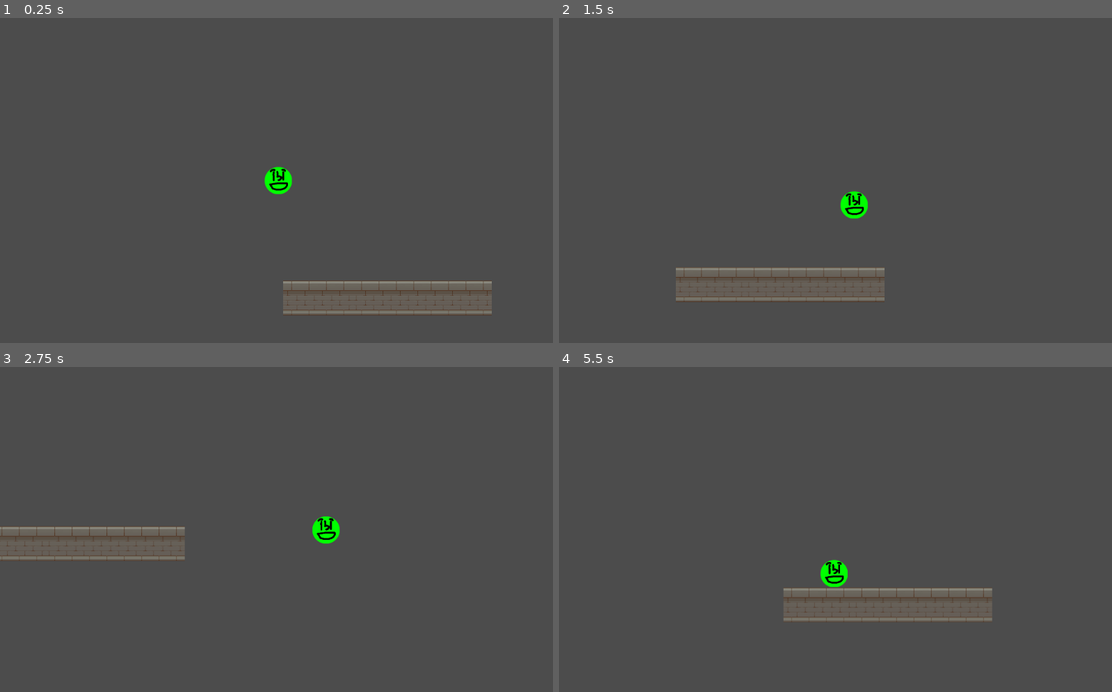
Above: before the commit, frames 1-4 (two rows, left to right).
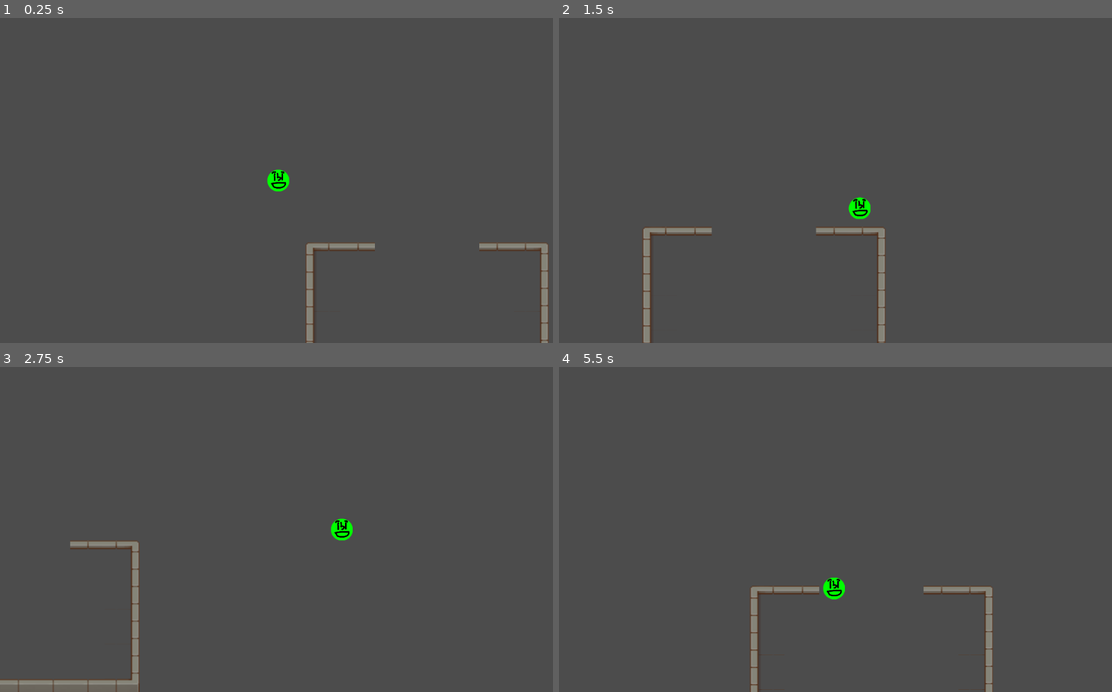
Above: after the commit, the same moments.

Repository: EispriStic/Francis
Game: Godot game, scene res://Scenes/MainScene.tscn
Same seed, same stepped clock (60 frames per second), same inputs: the game is played once before the commit and once after it.
Inputs:
- Up to frame 1 (0.25 s): no input
- Up to frame 2 (1.5 s): tap Enter at 0.5 s; hold D (right) 0.53-1.28 s; hold Shift (sprint) 0.53-1.28 s; hold S (down) from 1.28 s (still down); tap Shift (sprint) at 1.35 s
- Up to frame 3 (2.75 s): release S (down) at 2.03 s; hold D (right) from 2.03 s (still down); hold Shift (sprint) from 2.03 s (still down)
- Up to frame 4 (5.5 s): release D (right) at 2.78 s; release Shift (sprint) at 2.78 s; hold Z (up) 2.78-3.53 s; tap Shift (sprint) at 2.85, 4.35 s; hold Shift (sprint) 3.53-4.28 s; hold Q (left) 3.53-5.03 s; hold S (down) from 5.03 s (still down); hold Shift (sprint) from 5.03 s (still down)

The runs differ from the first frame. In frame 1, 4.8% of the frame differs, in the area x 47-100%, y 45-100%; in frame 2, 4.9%, in the area x 15-59%, y 53-100%; in frame 3, 4.4%; in frame 4, 3.8%.

Commit message:
Walls Update
Murs fonctionnels de fou là

Diff:
--- a/Francis/KinematicBody2D.gd
+++ b/Francis/KinematicBody2D.gd
@@ -1,6 +1,6 @@
 extends KinematicBody2D
 
-var speed = 5
+var speed = 2.5
 
 
 func _ready():
@@ -17,8 +17,9 @@
 	elif Input.is_action_pressed("right"):
 		direction.x += 1
 	if Input.is_action_pressed("sprint"):
-		speed = 7.5
+		speed = 5
 	else:
-		speed = 5
+		speed = 2.5
+	direction = direction * delta
 	direction = direction.normalized() * speed
 	move_and_collide(direction)
--- a/Francis/Scenes/MainScene.tscn
+++ b/Francis/Scenes/MainScene.tscn
@@ -1,17 +1,38 @@
-[gd_scene load_steps=5 format=2]
+[gd_scene load_steps=12 format=2]
 
 [ext_resource path="res://Scenes/Player.tscn" type="PackedScene" id=1]
 [ext_resource path="res://Assets/TileMap/TX Tileset Wall.png" type="Texture" id=2]
 
 [sub_resource type="ConvexPolygonShape2D" id=3]
-points = PoolVector2Array( 0, 32, 32, 32, 32, 46, 2, 47 )
+points = PoolVector2Array( 32, 32, 0, 32, 0, 30, 32, 30 )
+
+[sub_resource type="ConvexPolygonShape2D" id=4]
+points = PoolVector2Array( 8, 32, 0, 32, 0, 0, 8, 0 )
+
+[sub_resource type="ConvexPolygonShape2D" id=5]
+points = PoolVector2Array( 0, 0, 32, 0, 32, 0, 32, 8, 8, 8, 8, 32, 0, 32 )
+
+[sub_resource type="ConvexPolygonShape2D" id=6]
+points = PoolVector2Array( 0, 0, 32, 0, 32, 8, 0, 8 )
+
+[sub_resource type="ConvexPolygonShape2D" id=7]
+points = PoolVector2Array( 0, 0, 32, 0, 32, 32, 24, 32, 24, 8, 0, 8, 0, 0 )
+
+[sub_resource type="ConvexPolygonShape2D" id=8]
+points = PoolVector2Array( 32, 0, 32, 32, 24, 32, 24, 0 )
+
+[sub_resource type="ConvexPolygonShape2D" id=9]
+points = PoolVector2Array( 8, 0, 8, 30, 32, 30, 32, 32, 0, 32, 0, 0 )
+
+[sub_resource type="ConvexPolygonShape2D" id=10]
+points = PoolVector2Array( 32, 0, 32, 32, 0, 32, 0, 30, 24, 30, 24, 0 )
 
 [sub_resource type="TileSet" id=2]
 0/name = "TX Tileset Wall.png 0"
 0/texture = ExtResource( 2 )
 0/tex_offset = Vector2( 0, 0 )
 0/modulate = Color( 1, 1, 1, 1 )
-0/region = Rect2( 64, 96, 32, 64 )
+0/region = Rect2( 64, 96, 32, 32 )
 0/tile_mode = 0
 0/occluder_offset = Vector2( 0, 0 )
 0/navigation_offset = Vector2( 0, 0 )
@@ -28,25 +49,222 @@
 "shape_transform": Transform2D( 1, 0, 0, 1, 0, 0 )
 } ]
 0/z_index = 0
+1/name = "TX Tileset Wall.png 1"
+1/texture = ExtResource( 2 )
+1/tex_offset = Vector2( 0, 0 )
+1/modulate = Color( 1, 1, 1, 1 )
+1/region = Rect2( 64, 128, 32, 32 )
+1/tile_mode = 0
+1/occluder_offset = Vector2( 0, 0 )
+1/navigation_offset = Vector2( 0, 0 )
+1/shape_offset = Vector2( 0, 0 )
+1/shape_transform = Transform2D( 1, 0, 0, 1, 0, 0 )
+1/shape_one_way = false
+1/shape_one_way_margin = 0.0
+1/shapes = [  ]
+1/z_index = 0
+2/name = "TX Tileset Wall.png 2"
+2/texture = ExtResource( 2 )
+2/tex_offset = Vector2( 0, 0 )
+2/modulate = Color( 1, 1, 1, 1 )
+2/region = Rect2( 32, 64, 32, 32 )
+2/tile_mode = 0
+2/occluder_offset = Vector2( 0, 0 )
+2/navigation_offset = Vector2( 0, 0 )
+2/shape_offset = Vector2( 0, 0 )
+2/shape_transform = Transform2D( 1, 0, 0, 1, 0, 0 )
+2/shape = SubResource( 4 )
+2/shape_one_way = false
+2/shape_one_way_margin = 1.0
+2/shapes = [ {
+"autotile_coord": Vector2( 0, 0 ),
+"one_way": false,
+"one_way_margin": 1.0,
+"shape": SubResource( 4 ),
+"shape_transform": Transform2D( 1, 0, 0, 1, 0, 0 )
+} ]
+2/z_index = 0
+3/name = "TX Tileset Wall.png 3"
+3/texture = ExtResource( 2 )
+3/tex_offset = Vector2( 0, 0 )
+3/modulate = Color( 1, 1, 1, 1 )
+3/region = Rect2( 32, 32, 32, 32 )
+3/tile_mode = 0
+3/occluder_offset = Vector2( 0, 0 )
+3/navigation_offset = Vector2( 0, 0 )
+3/shape_offset = Vector2( 0, 0 )
+3/shape_transform = Transform2D( 1, 0, 0, 1, 0, 0 )
+3/shape = SubResource( 5 )
+3/shape_one_way = false
+3/shape_one_way_margin = 1.0
+3/shapes = [ {
+"autotile_coord": Vector2( 0, 0 ),
+"one_way": false,
+"one_way_margin": 1.0,
+"shape": SubResource( 5 ),
+"shape_transform": Transform2D( 1, 0, 0, 1, 0, 0 )
+} ]
+3/z_index = 0
+4/name = "TX Tileset Wall.png 4"
+4/texture = ExtResource( 2 )
+4/tex_offset = Vector2( 0, 0 )
+4/modulate = Color( 1, 1, 1, 1 )
+4/region = Rect2( 64, 32, 32, 32 )
+4/tile_mode = 0
+4/occluder_offset = Vector2( 0, 0 )
+4/navigation_offset = Vector2( 0, 0 )
+4/shape_offset = Vector2( 0, 0 )
+4/shape_transform = Transform2D( 1, 0, 0, 1, 0, 0 )
+4/shape = SubResource( 6 )
+4/shape_one_way = false
+4/shape_one_way_margin = 1.0
+4/shapes = [ {
+"autotile_coord": Vector2( 0, 0 ),
+"one_way": false,
+"one_way_margin": 1.0,
+"shape": SubResource( 6 ),
+"shape_transform": Transform2D( 1, 0, 0, 1, 0, 0 )
+} ]
+4/z_index = 0
+5/name = "TX Tileset Wall.png 5"
+5/texture = ExtResource( 2 )
+5/tex_offset = Vector2( 0, 0 )
+5/modulate = Color( 1, 1, 1, 1 )
+5/region = Rect2( 96, 32, 32, 32 )
+5/tile_mode = 0
+5/occluder_offset = Vector2( 0, 0 )
+5/navigation_offset = Vector2( 0, 0 )
+5/shape_offset = Vector2( 0, 0 )
+5/shape_transform = Transform2D( 1, 0, 0, 1, 0, 0 )
+5/shape = SubResource( 7 )
+5/shape_one_way = false
+5/shape_one_way_margin = 1.0
+5/shapes = [ {
+"autotile_coord": Vector2( 0, 0 ),
+"one_way": false,
+"one_way_margin": 1.0,
+"shape": SubResource( 7 ),
+"shape_transform": Transform2D( 1, 0, 0, 1, 0, 0 )
+} ]
+5/z_index = 0
+6/name = "TX Tileset Wall.png 6"
+6/texture = ExtResource( 2 )
+6/tex_offset = Vector2( 0, 0 )
+6/modulate = Color( 1, 1, 1, 1 )
+6/region = Rect2( 96, 64, 32, 32 )
+6/tile_mode = 0
+6/occluder_offset = Vector2( 0, 0 )
+6/navigation_offset = Vector2( 0, 0 )
+6/shape_offset = Vector2( 0, 0 )
+6/shape_transform = Transform2D( 1, 0, 0, 1, 0, 0 )
+6/shape = SubResource( 8 )
+6/shape_one_way = false
+6/shape_one_way_margin = 1.0
+6/shapes = [ {
+"autotile_coord": Vector2( 0, 0 ),
+"one_way": false,
+"one_way_margin": 1.0,
+"shape": SubResource( 8 ),
+"shape_transform": Transform2D( 1, 0, 0, 1, 0, 0 )
+} ]
+6/z_index = 0
+7/name = "TX Tileset Wall.png 7"
+7/texture = ExtResource( 2 )
+7/tex_offset = Vector2( 0, 0 )
+7/modulate = Color( 1, 1, 1, 1 )
+7/region = Rect2( 32, 96, 32, 32 )
+7/tile_mode = 0
+7/occluder_offset = Vector2( 0, 0 )
+7/navigation_offset = Vector2( 0, 0 )
+7/shape_offset = Vector2( 0, 0 )
+7/shape_transform = Transform2D( 1, 0, 0, 1, 0, 0 )
+7/shape = SubResource( 9 )
+7/shape_one_way = false
+7/shape_one_way_margin = 1.0
+7/shapes = [ {
+"autotile_coord": Vector2( 0, 0 ),
+"one_way": false,
+"one_way_margin": 1.0,
+"shape": SubResource( 9 ),
+"shape_transform": Transform2D( 1, 0, 0, 1, 0, 0 )
+} ]
+7/z_index = 0
+8/name = "TX Tileset Wall.png 8"
+8/texture = ExtResource( 2 )
+8/tex_offset = Vector2( 0, 0 )
+8/modulate = Color( 1, 1, 1, 1 )
+8/region = Rect2( 96, 96, 32, 32 )
+8/tile_mode = 0
+8/occluder_offset = Vector2( 0, 0 )
+8/navigation_offset = Vector2( 0, 0 )
+8/shape_offset = Vector2( 0, 0 )
+8/shape_transform = Transform2D( 1, 0, 0, 1, 0, 0 )
+8/shape = SubResource( 10 )
+8/shape_one_way = false
+8/shape_one_way_margin = 1.0
+8/shapes = [ {
+"autotile_coord": Vector2( 0, 0 ),
+"one_way": false,
+"one_way_margin": 1.0,
+"shape": SubResource( 10 ),
+"shape_transform": Transform2D( 1, 0, 0, 1, 0, 0 )
+} ]
+8/z_index = 0
+9/name = "TX Tileset Wall.png 9"
+9/texture = ExtResource( 2 )
+9/tex_offset = Vector2( 0, 0 )
+9/modulate = Color( 1, 1, 1, 1 )
+9/region = Rect2( 96, 128, 32, 32 )
+9/tile_mode = 0
+9/occluder_offset = Vector2( 0, 0 )
+9/navigation_offset = Vector2( 0, 0 )
+9/shape_offset = Vector2( 0, 0 )
+9/shape_transform = Transform2D( 1, 0, 0, 1, 0, 0 )
+9/shape_one_way = false
+9/shape_one_way_margin = 0.0
+9/shapes = [  ]
+9/z_index = 0
+10/name = "TX Tileset Wall.png 10"
+10/texture = ExtResource( 2 )
+10/tex_offset = Vector2( 0, 0 )
+10/modulate = Color( 1, 1, 1, 1 )
+10/region = Rect2( 32, 128, 32, 32 )
+10/tile_mode = 0
+10/occluder_offset = Vector2( 0, 0 )
+10/navigation_offset = Vector2( 0, 0 )
+10/shape_offset = Vector2( 0, 0 )
+10/shape_transform = Transform2D( 1, 0, 0, 1, 0, 0 )
+10/shape_one_way = false
+10/shape_one_way_margin = 0.0
+10/shapes = [  ]
+10/z_index = 0
 
 [node name="MainScene" type="Node2D"]
 
 [node name="Node2D" parent="." instance=ExtResource( 1 )]
 position = Vector2( 103, 103 )
-scale = Vector2( 0.5, 0.5 )
+scale = Vector2( 0.2, 0.2 )
 
 [node name="RemoteTransform2D" type="RemoteTransform2D" parent="Node2D"]
 remote_path = NodePath("../../Camera2D")
 
-[node name="Walls" type="TileMap" parent="."]
+[node name="TileDevant" type="TileMap" parent="."]
+z_index = 1
 tile_set = SubResource( 2 )
 cell_size = Vector2( 32, 32 )
-cell_half_offset = 3
 format = 1
-tile_data = PoolIntArray( 589828, 536870912, 0, 589829, 536870912, 0, 589830, 536870912, 0, 589831, 536870912, 0, 589832, 0, 0, 589833, 0, 0, 589834, 0, 0, 589835, 0, 0, 589836, 0, 0, 589837, 0, 0, 589838, 0, 0, 589839, 0, 0 )
+tile_data = PoolIntArray( 327684, 3, 0, 327685, 4, 0, 327689, 4, 0, 327690, 5, 0, 393220, 2, 0, 393226, 6, 0, 458756, 2, 0, 458762, 6, 0, 524292, 2, 0, 524298, 6, 0, 589828, 7, 0, 589829, 0, 0, 589830, 0, 0, 589831, 0, 0, 589832, 0, 0, 589833, 0, 0, 589834, 8, 0 )
+
+[node name="TileDerriere" type="TileMap" parent="."]
+z_index = -1
+tile_set = SubResource( 2 )
+cell_size = Vector2( 32, 32 )
+format = 1
+tile_data = PoolIntArray( 655364, 10, 0, 655365, 1, 0, 655366, 1, 0, 655367, 1, 0, 655368, 1, 0, 655369, 1, 0, 655370, 9, 0 )
 
 [node name="Camera2D" type="Camera2D" parent="."]
 position = Vector2( 103, 103 )
-scale = Vector2( 0.5, 0.5 )
+scale = Vector2( 0.2, 0.2 )
 current = true
+zoom = Vector2( 0.5, 0.5 )
 smoothing_enabled = true
--- a/Francis/Scenes/Player.tscn
+++ b/Francis/Scenes/Player.tscn
@@ -3,8 +3,8 @@
 [ext_resource path="res://spritycheri.png" type="Texture" id=1]
 [ext_resource path="res://KinematicBody2D.gd" type="Script" id=2]
 
-[sub_resource type="CircleShape2D" id=1]
-radius = 51.0098
+[sub_resource type="RectangleShape2D" id=1]
+extents = Vector2( 50, 91.5 )
 
 [node name="KinematicBody2D" type="KinematicBody2D"]
 script = ExtResource( 2 )
@@ -13,4 +13,5 @@
 texture = ExtResource( 1 )
 
 [node name="CollisionShape2D" type="CollisionShape2D" parent="."]
+position = Vector2( 0, -41.5 )
 shape = SubResource( 1 )
